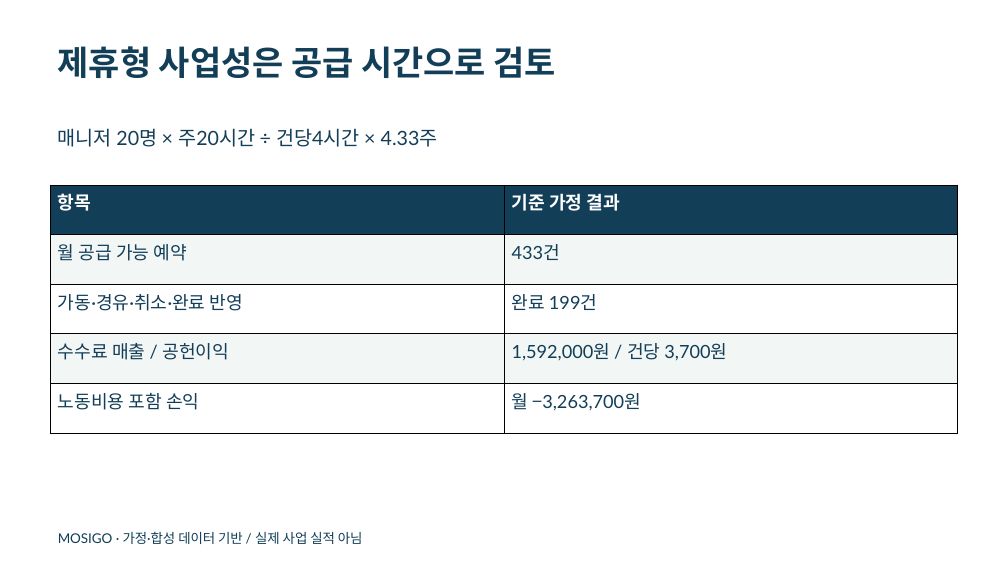
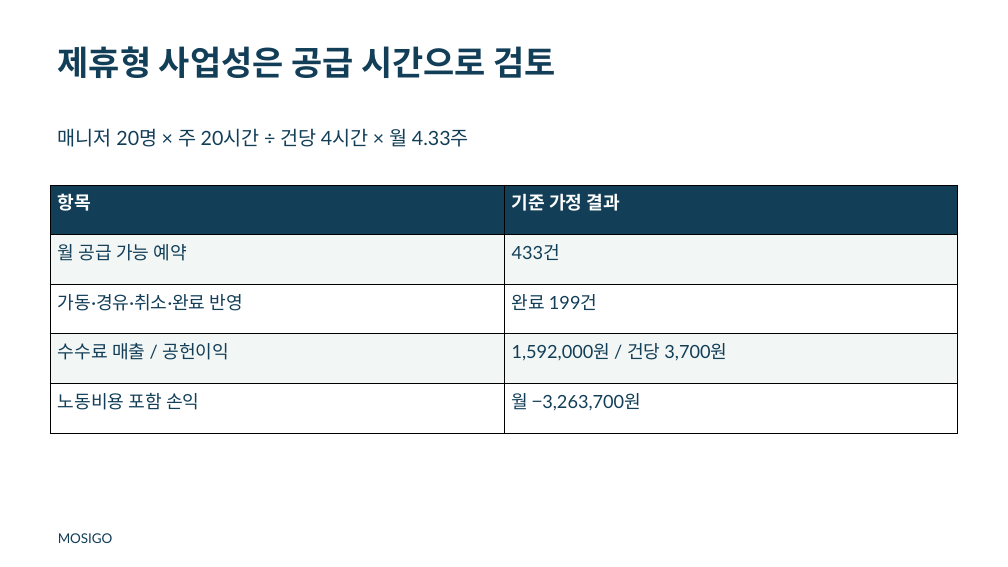
Before and after one commit to dohyunkimmm/mosigo-case-study, a slide deck: slide 7 of downloads/mosigo_report.pptx (slide 6 before the commit). Drawn at 1008x567 pixels with LibreOffice and Linux fonts; fonts in the diff are those of the drawing. Boxes give left, top, right and bottom in pixels: in the first picture for what was removed or moved away, otherwise in the second. Text is boxed around its words. In the diff, an @@ line names an element or a change of style, - is before the commit and + after.

```diff
--- a/downloads/mosigo_report.pptx
+++ b/downloads/mosigo_report.pptx
@@ text at (x1=58, y1=128, x2=469, y2=147): text changed @@
-매니저 20명 × 주20시간 ÷ 건당4시간 × 4.33주
+매니저 20명 × 주 20시간 ÷ 건당 4시간 × 월 4.33주
@@ text at (x1=58, y1=533, x2=113, y2=543): text changed @@
-MOSIGO · 가정·합성 데이터 기반 / 실제 사업 실적 아님
+MOSIGO
```
Also in this commit, not shown: 8 other slides changed, 2 slides added, 4 other files.
